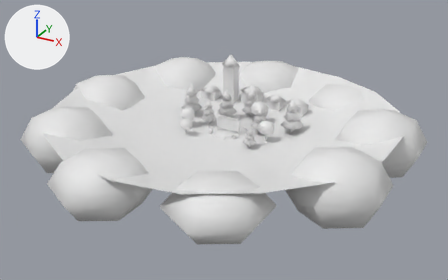
One commit to the Blender file art/stage.blend: the scene before it, then after it.
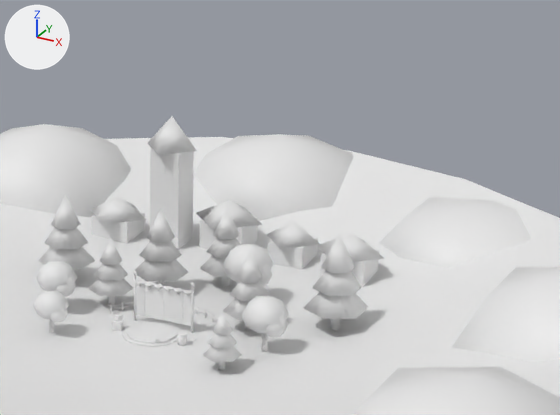
Each version appears first whole from a camera (50 mm lens) standing at (54.5, -99.0, 48.4) and looking at (0.6, -1.1, -0.5), and next in a close-up on the part from 37% to 84% of the width and 4% to 59% of the height. Every picture has the same lights, and +X, +Y and +Z are marked at upper left. The older version's two pictures come first.

In view in the first close-up: 'bandstand', 'ground', 'town' and 1 more.
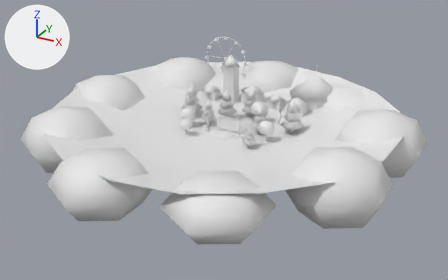
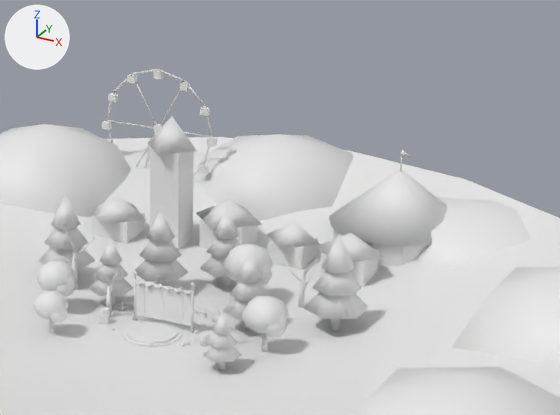
Location of each change, (x1, y1, x2, y2) in pixels of the close-ups (560 x 415 px):
'wheel', added: after (102, 69, 217, 176)
part 1 of me_town, added: after (106, 287, 111, 317)
part 2 of me_town, added: after (72, 253, 77, 290)
part 3 of me_town, added: after (298, 275, 306, 307)
part 4 of me_town, added: after (57, 150, 447, 320)
part 5 of me_town, added (mostly hidden): after (143, 151, 150, 168)

The edits, one by one:
me_town is used by ob_town; location (0.0, 0.0, 0.0).
me_town had 1264 vertices, 1217 faces and spanned x -37.8..36.5, y -38.3..38.8, z -5.7..11.6.
me_town now has 1891 vertices, 1759 faces and spans x -37.8..36.5, y -38.3..38.8, z -5.7..11.6.
me_town part 1: the loose piece of 10 vertices spanning x -5.8..-5.2, y 3.3..3.8, z 0.0..2.0 is copied, and the copy is scaled about its middle by (0.767, 0.768, 1.23), then moved by (1.0, -2.1, 0.2); it spans x -4.8..-4.3, y 1.2..1.6, z 0.0..2.4.
me_town part 2: the loose piece of 10 vertices spanning x -5.8..-5.2, y 3.3..3.8, z 0.0..2.0 is copied, and the copy is scaled about its middle by (1.02, 1.02, 1.64), then moved by (-3.9, 1.0, 0.6); it spans x -9.8..-9.1, y 4.2..4.8, z 0.0..3.2.
me_town part 3: the loose piece of 10 vertices spanning x 3.3..3.9, y 8.2..8.8, z 0.0..2.1 is copied, and the copy is scaled about its middle by (0.862, 0.864, 1.38), then moved by (4.1, 1.0, 0.4); it spans x 7.3..7.9, y 9.3..9.8, z 0.0..2.9.
me_town part 4: 372 vertices added at x -11.3..15.5, y -0.1..28.6, z 0.0..9.5.
me_town part 5: 20 vertices added at x -16.1..-9.9, y 24.9..25.2, z -0.1..7.5.
Other edits to the shape of me_town do not show in these pictures.
Mesh me_wheel is new.
It has 256 vertices, 190 faces and spans x -5.55..5.55, y -0.25..0.25, z -5.95..5.29.
Object 'wheel' (ob_wheel) is new; it shows me_wheel.
Its location is (-13.0, 24.7, 7.5).
